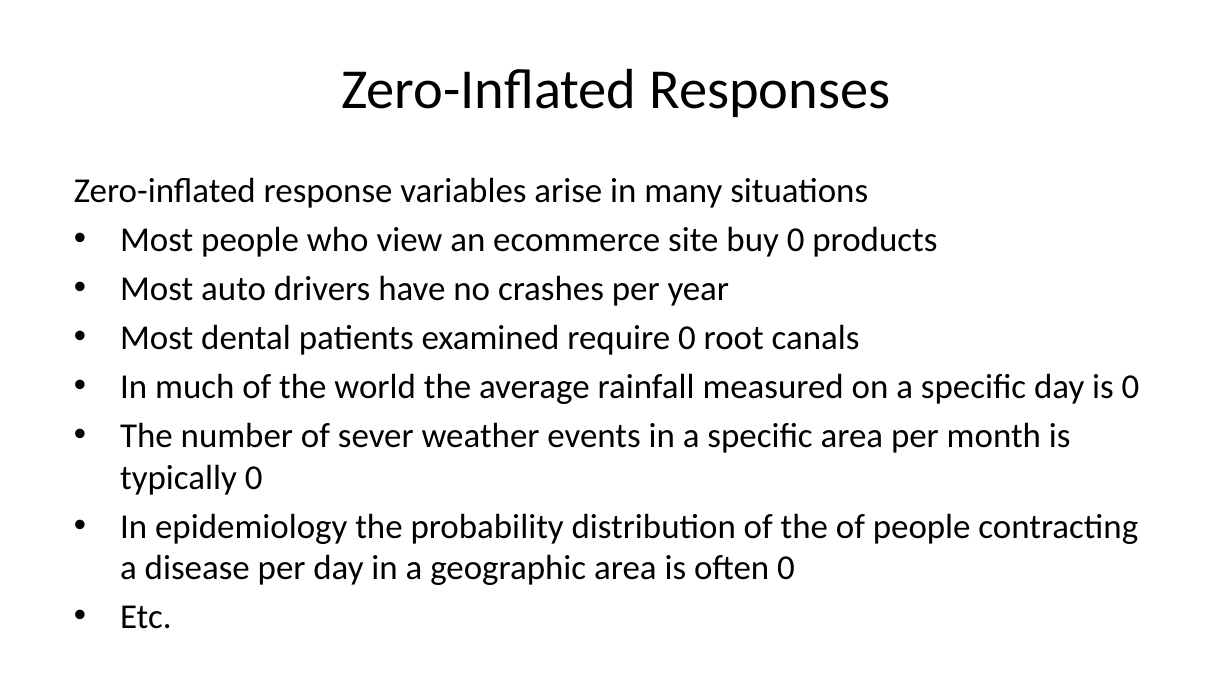
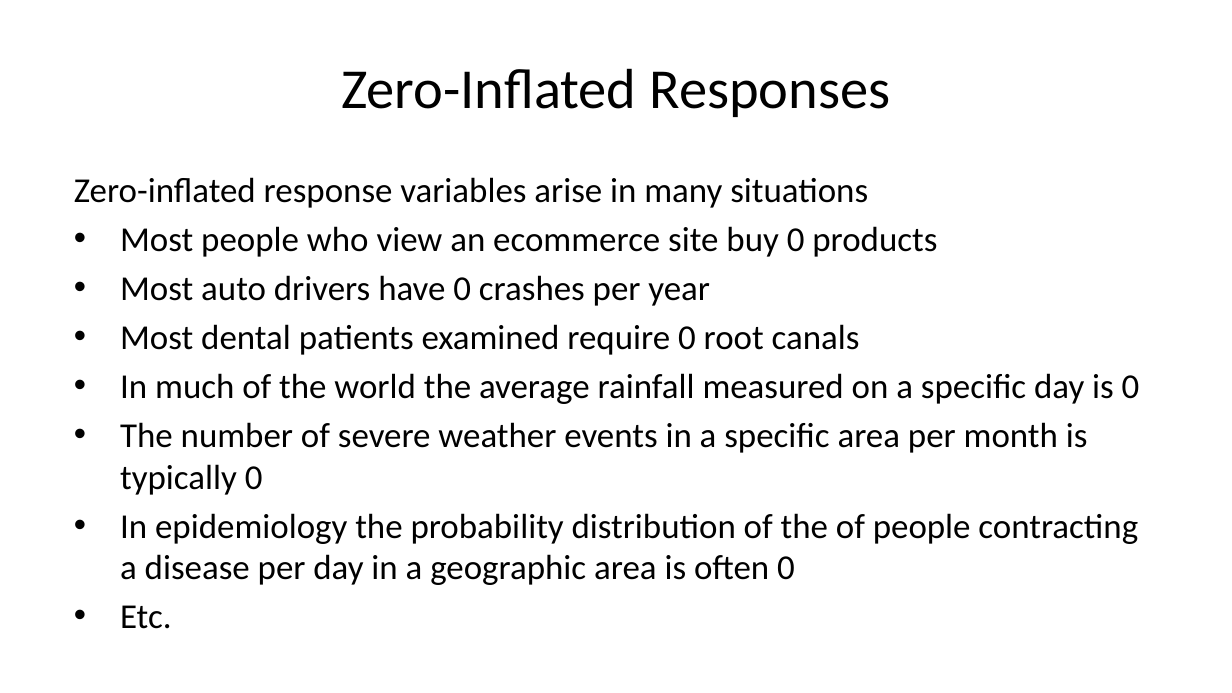
Before and after one commit to StephenElston/CSCI-E-83, a slide deck: slide 4 of LectureSlides/11_ModelsForMessyData.pptx (slide 5 before the commit). Drawn at 1232x693 pixels with LibreOffice and Linux fonts; fonts in the diff are those of the drawing. Boxes give left, top, right and bottom in pixels: in the first picture for what was removed or moved away, otherwise in the second. Text is boxed around its words. In the diff, an @@ line names an element or a change of style, - is before the commit and + after.

```diff
--- a/LectureSlides/11_ModelsForMessyData.pptx
+++ b/LectureSlides/11_ModelsForMessyData.pptx
@@ text at bbox=[120, 275, 710, 306]: text changed @@
-• Most auto drivers have no crashes per year
+• Most auto drivers have 0 crashes per year
@@ text at bbox=[120, 422, 1088, 495]: text changed @@
-• The number of sever weather events in a specific area per month is typically 0
+• The number of severe weather events in a specific area per month is typically 0
```
Also in this commit, not shown: 12 other slides changed, 1 slide removed.
